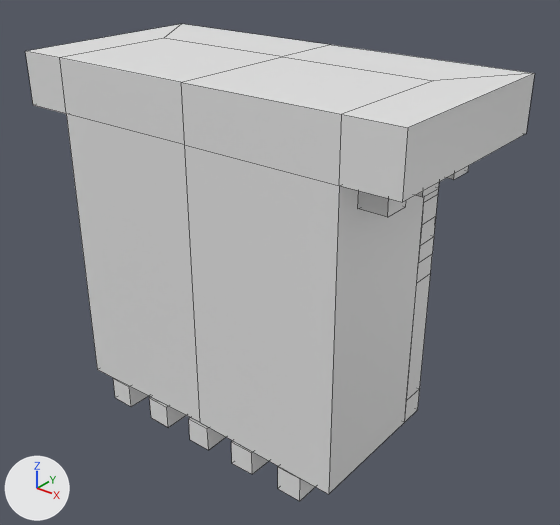
Renders of the FBX model Kits/SM_WindowBalcony_b.fbx from each side of a commit.
One viewpoint serves both versions: a 50 mm camera at (4.33, -4.2, 4.86) aimed at (0.15, 1.04, 1.61). Arrows for +X, +Y and +Z are at lower left; the lights stay in place. The older version comes first. Mesh edges are drawn as thin lines. Vertices at exactly the same position are counted once.

The older version as bpy lines, for what is in view:
```python
me_cube_860 = bpy.data.meshes.new('Cube.860')
me_cube_860.from_pydata(...)  # 367 vertices, 298 faces; spans x -2.06..2.06, y 0.0..2.0, z 0.0..3.5
ob_windowbalcony_b = bpy.data.objects.new('WindowBalcony_b', me_cube_860)
ob_windowbalcony_b.location = (0.0, 0.0, 0.0)
```
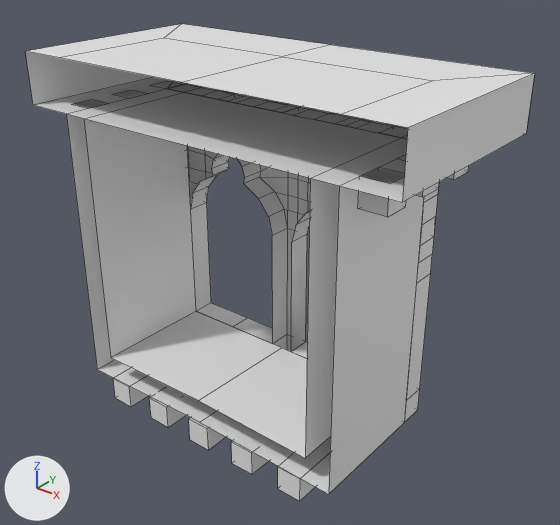
Where the change shows, as pixel boxes (x1, y1, x2, y2) in the pictures (560 x 525 px):
part 1 of me_cube_860, cut back
    before: (26, 51, 408, 494)
    after: (68, 89, 407, 458)

Edits to the bpy script that builds the scene:
```text
Change me_cube_860:
    used by ob_windowbalcony_b; location = (0.0, 0.0, 0.0)
    remove me_cube_860.from_pydata(...)  # 367 vertices, 298 faces; spans x -2.06..2.06, y 0.0..2.0, z 0.0..3.5
    add me_cube_860.from_pydata(...)  # 376 vertices, 295 faces; spans x -2.06..2.06, y 0.0..2.0, z 0.0..3.5
    me_cube_860 part 1
    1 vertex is removed from x 0.0, y 0.0, z 3.0
    8 faces are deleted
    10 vertices are added at x -1.25..1.25, y 0.0..1.25, z 0.5..3.0
    5 new faces join them
```
